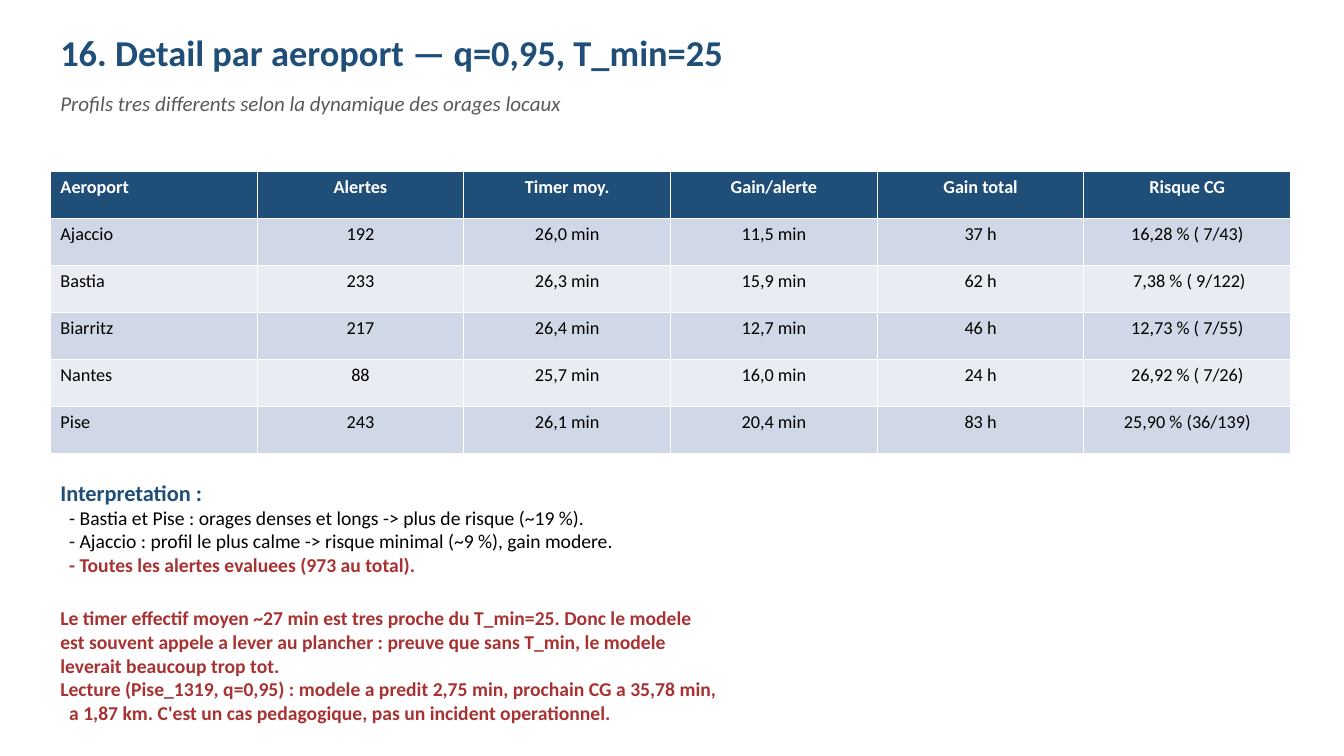
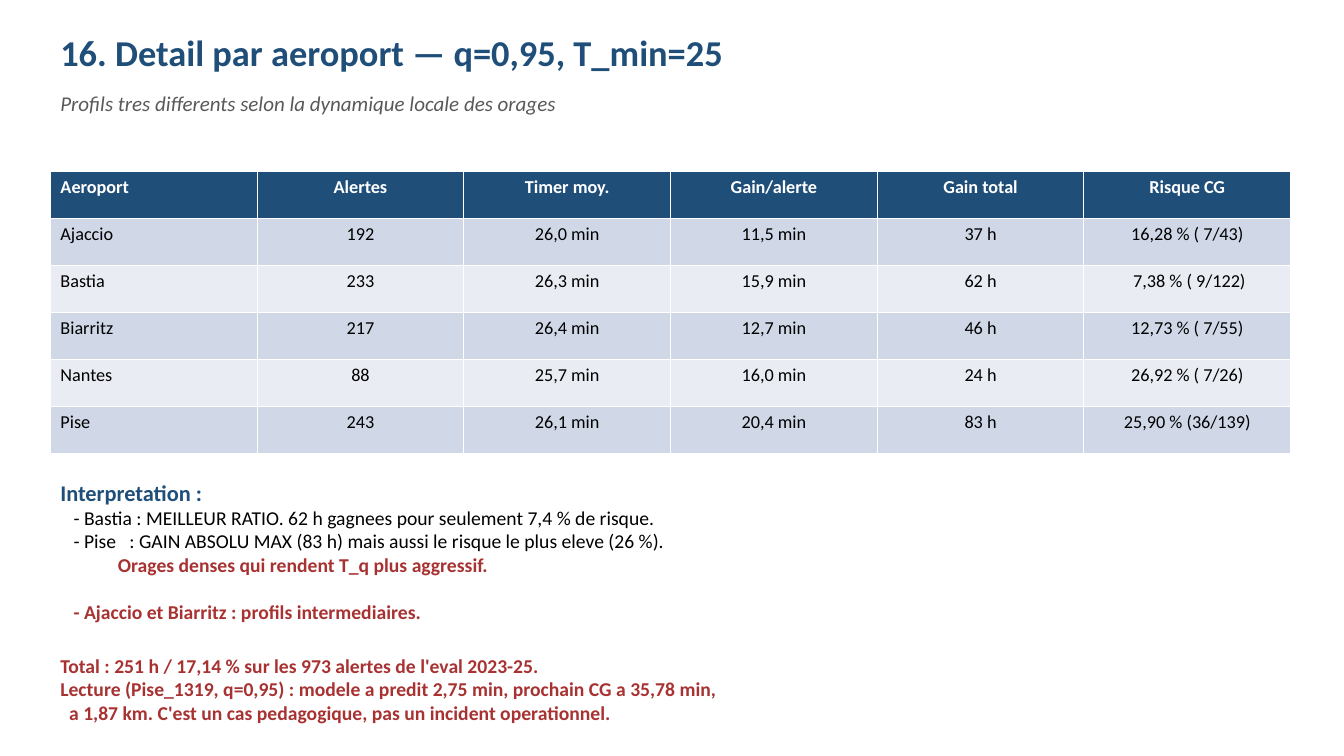
Before and after one commit to enriquealves02-jpg/PROJET_oral_m2fin, a slide deck: slide 17 of presentation_oral.pptx. Drawn at 1344x756 pixels with LibreOffice and Linux fonts; fonts in the diff are those of the drawing. Boxes give left, top, right and bottom in pixels: in the first picture for what was removed or moved away, otherwise in the second. Text is boxed around its words. In the diff, an @@ line names an element or a change of style, - is before the commit and + after.

```diff
--- a/presentation_oral.pptx
+++ b/presentation_oral.pptx
@@ text at box(60, 96, 556, 115): text changed @@
-Profils tres differents selon la dynamique des orages locaux
+Profils tres differents selon la dynamique locale des orages
@@ text at box(60, 511, 654, 676): text changed @@
-- Bastia et Pise : orages denses et longs -> plus de risque (~19 %).
-- Ajaccio : profil le plus calme -> risque minimal (~9 %), gain modere.
-- Toutes les alertes evaluees (973 au total).
-Le timer effectif moyen ~27 min est tres proche du T_min=25. Donc le modele
-est souvent appele a lever au plancher : preuve que sans T_min, le modele
-leverait beaucoup trop tot.
+- Bastia : MEILLEUR RATIO. 62 h gagnees pour seulement 7,4 % de risque.
+- Pise : GAIN ABSOLU MAX (83 h) mais aussi le risque le plus eleve (26 %).
+Orages denses qui rendent T_q plus aggressif.
+- Ajaccio et Biarritz : profils intermediaires.
+Total : 251 h / 17,14 % sur les 973 alertes de l'eval 2023-25.
```
Also in this commit, not shown: 3 other slides changed, 2 other files.
